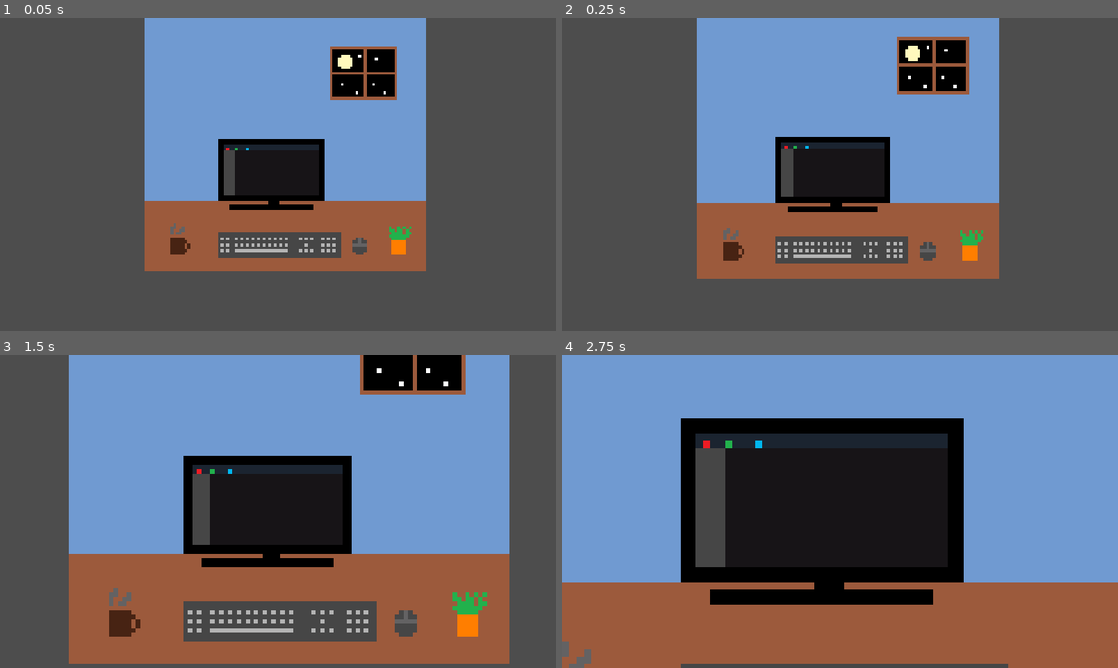
Above: before the commit, frames 1-4 (two rows, left to right).
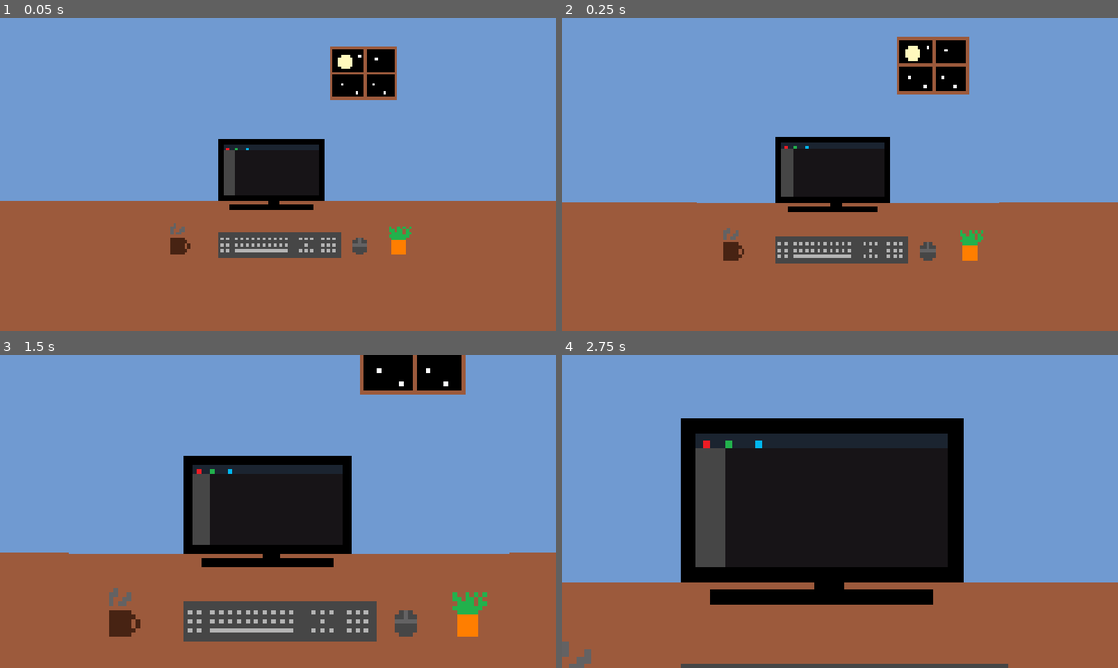
Above: after the commit, the same moments.

Repository: SiriusVe/crazy-in-codes
Game: Godot game, scene res://Scenes/fase_1.tscn
The game is run twice, just before and just after one commit, with the same random seed, the same clock (stepped at 60 frames per second) and the same inputs.
Inputs:
- Up to frame 1 (0.05 s): no input
- Up to frame 2 (0.25 s): no input
- Up to frame 3 (1.5 s): no input
- Up to frame 4 (2.75 s): no input

The runs differ from the first frame. In frame 1, 59% of the frame differs, in the area x 0-100%, y 0-100%; in frame 2, 55%; in frame 3, 22%; in frame 4, nothing differs.

Commit message:
Correções cenário

Diff:
--- a/Scenes/fase_1.tscn
+++ b/Scenes/fase_1.tscn
@@ -78,6 +78,24 @@
 texture = ExtResource("2_acukj")
 expand_mode = 5
 
+[node name="FundoAzul" type="ColorRect" parent="MesaPC" unique_id=722195255]
+z_index = -1
+layout_mode = 0
+offset_left = -1182.0
+offset_top = -836.0
+offset_right = 2469.0
+offset_bottom = 1842.0
+color = Color(0.4392157, 0.6039216, 0.81960785, 1)
+
+[node name="Fundomesa" type="ColorRect" parent="MesaPC" unique_id=1765709111]
+z_index = -1
+layout_mode = 0
+offset_left = -1213.0
+offset_top = 948.0
+offset_right = 2472.0
+offset_bottom = 1856.0
+color = Color(0.6117647, 0.3529412, 0.23529412, 1)
+
 [node name="TelaCheia" type="TextureRect" parent="." unique_id=327839839]
 visible = false
 layout_mode = 0
